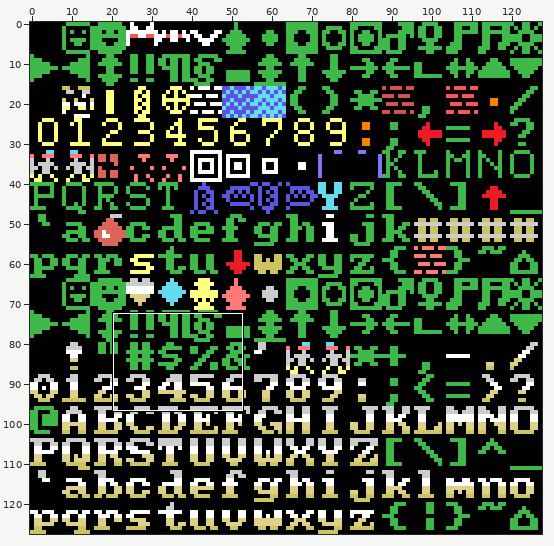
Sprite sheet: assets/font_SG/raw/font.png. Above, an overview of the earlier version with the close-up marked.
Close-up. The starting point:
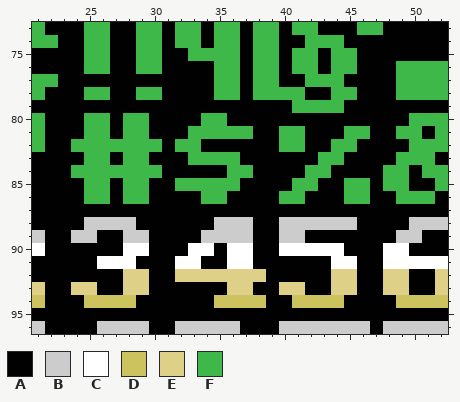
The file is 128x128 pixels. Colours within 5 levels of each other are drawn and written as one. Shown: x 21..52, y 73..96.
Palette (. is transparent): A #010101  B #cccccc  C #ffffff  D #ccc35e  E #ded087  F #3eb849
Pixels before, first column x 21:
73 FAAAFFAAFFAFFAFFAFFAFFAAAFFAAAAA
74 FFAAFFAAFFAFFAFFAFFAAFFFAAAAAAAA
75 AAAAFFAAFFAAFFFFAFFAFFAFFAAAAAAA
76 AAAAFFAAFFAAAAFFAFFAFFAFFAAAFFFF
77 FFAAAAAAAAAAAAFFAFFAAFFFAAAAFFFF
78 FAAAFFAAFFAAAAFFAFFFFAAFFAAAFFFF
79 AAAAAAAAAAAAAAAAAAAAFFFFAAAAAAAA
80 FAAAFFAFFAAAAFFAAAAAAAAAAAAAAFFF
81 FAAAFFAFFAAAFFFFFAAFFAAAFFAAFFAF
82 FAAFFFFFFFAFFAAAAAAFFAAFFAAAAFFF
83 AAAAFFAFFAAAFFFFAAAAAAFFAAAAFFFA
84 AAAFFFFFFFAAAAAFFAAAAFFAAAAFFAFF
85 AAAAFFAFFAAFFFFFAAAAFFAAFFAFFAAF
86 AAAAFFAFFAAAAFFAAAAFFAAAFFAAFFFA
87 AAAAAAAAAAAAAAAAAAAAAAAAAAAAAAAA
88 AAAABBBBAAAAAABBBAABBBBBBAAAABBB
89 BAABBAABBAAAABBBBAABBAAAAAAABBAA
90 CAAAAAACCAAACCACCAACCCCCAAACCAAA
91 AAAAACCCAAACCAACCAAAAAACCAACCCCC
92 AAAAAAAEEAAEEEEEEEAAAAAEEAAEEAAE
93 EAAEEAAEEAAAAAAEEAAEEAAEEAAEEAAE
94 DAAADDDDAAAAAADDDDAADDDDAAAADDDD
95 AAAAAAAAAAAAAAAAAAAAAAAAAAAAAAAA
96 BAAAABBBBAABBBBBAAABBBBBBBABBBBB
Once edited:
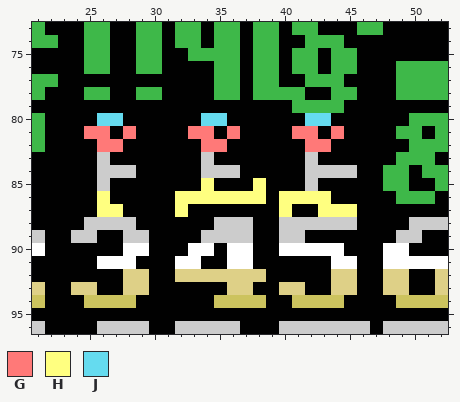
Colours new in this view: G #ff7978  H #ffff80  J #65dbef
Change:
Colour A replaces colour F in row 80 at x 25 and 28 to 29; in row 81 at x 29, 35, 37, 40 and 45 to 46; in row 82 at x 24 to 25, 28 to 30, 32 to 33, 40 to 41 and 44 to 45; in row 83 at x 25, 28 to 29, 33, 35 to 36 and 43 to 44; in row 84 at x 24 to 25, 29 to 30 and 37; in row 85 at x 25, 28 to 29, 32 to 33, 35 to 36, 41 and 45 to 46.
Colour A replaces colour F in row 86 at x 25, 28 to 29 and 45 to 46.
Colour B replaces colour A in row 83 at x 42; in row 84 at x 34 to 35 and 44 to 45.
Colour B replaces colour F in row 83 at x 26 and 34; in row 84 at x 26 to 28, 36 and 42 to 43; in row 85 at x 26 and 42.
Colour G replaces colour A in row 81 at x 42 and 44; in row 82 at x 34 to 35 and 42 to 43.
Colour G replaces colour F in row 81 at x 25 to 26, 28, 33 to 34, 36 and 41; in row 82 at x 26 to 27.
Colour H replaces colour A in row 85 at x 38; in row 86 at x 32 to 33, 36 to 38 and 42 to 43; in row 87 at x 26 to 27, 32, 40 and 43 to 45.
Colour H replaces colour F in row 85 at x 34; in row 86 at x 26, 34 to 35 and 40 to 41.
Colour J replaces colour A in row 80 at x 27 and 42 to 43.
Colour J replaces colour F in row 80 at x 26 and 34 to 35.
Where, in picture pixels (left, top, right, bottom), the same in both close-ups:
changed: (71, 113, 370, 217)
